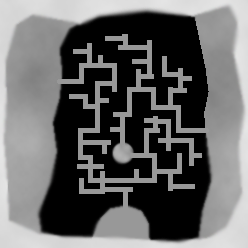
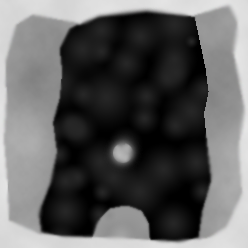
Comparing the layer stacks of the two 248 x 248 images. Changes:
hid "Layer 5", painted on it over [57, 30, 209, 212]
painted on "Layer 7" over [113, 143, 133, 163]
painted on "Layer 8" over [98, 133, 153, 241]
added layer "Layer 11" above "Layer 6" over [36, 10, 212, 242]
